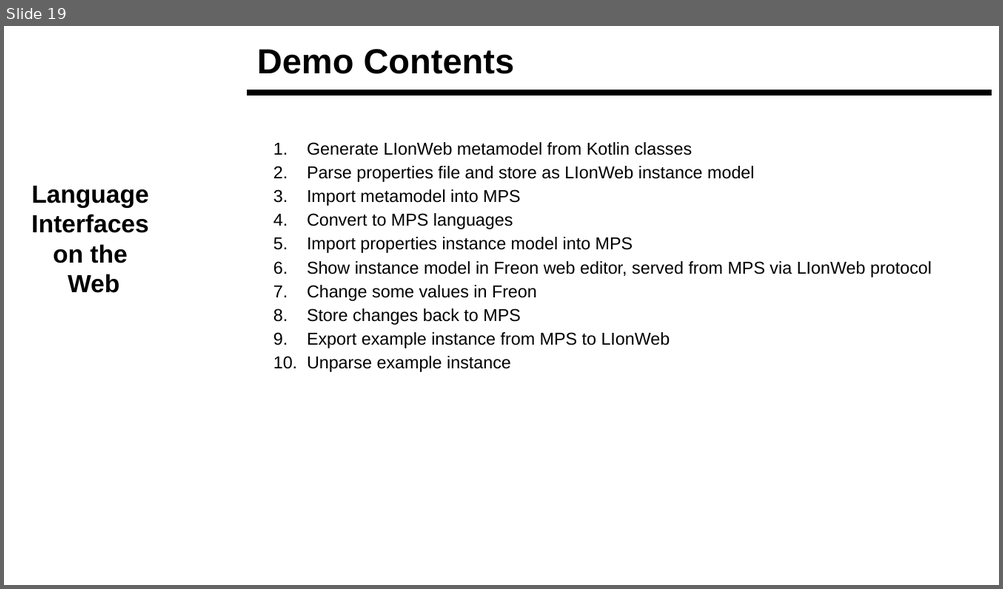
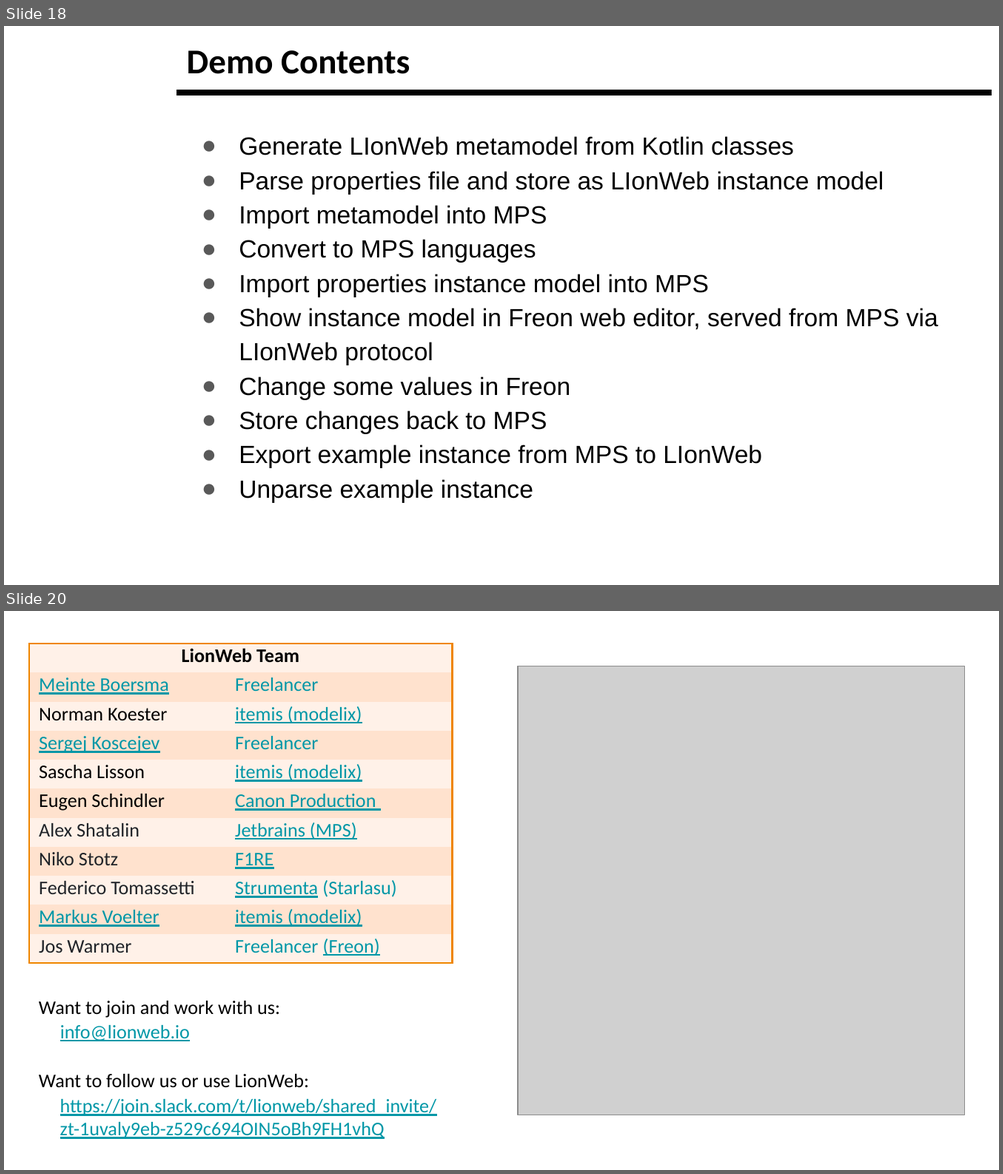
Before and after one commit to LionWeb-io/specification, a slide deck: resources/LangDev Talk.pptx. Shown one above the other, each under a label of ours: slide 19 before the commit, slides 18 and 20 after it; the slides between them are not shown. The pictures are 1003x589 and 1003x1174 pixels, drawn with LibreOffice and Linux fonts; fonts in the diff are those of the drawing; grey boxes stand for pictures; background and template pictures are left out. Boxes give left, top, right and bottom in pixels: in the first picture for what was removed or moved away, otherwise in the second. Text is boxed around its words. In the diff, an @@ line names an element or a change of style, - is before the commit and + after.

```diff
--- a/resources/LangDev Talk.pptx
+++ b/resources/LangDev Talk.pptx
@@ slide 20 added at <box>4,611,999,1170</box>, background #FFFFFF @@
@@ table added at <box>29,644,452,966</box>, 11 rows, 2 columns @@
+LionWeb Team | 
+Meinte Boersma | Freelancer
+Norman Koester | itemis (modelix)
+Sergej Koscejev | Freelancer
+Sascha Lisson | itemis (modelix)
+Eugen Schindler | Canon Production
+Alex Shatalin | Jetbrains (MPS)
+Niko Stotz | F1RE
+Federico Tomassetti | Strumenta (Starlasu)
+Markus Voelter | itemis (modelix)
+Jos Warmer | Freelancer (Freon)
@@ picture added at <box>518,666,964,1115</box> @@
@@ text added at <box>39,1001,280,1018</box>, 14 pt, text #000000 @@
+Want to join and work with us:
@@ text added at <box>60,1025,190,1042</box>, 14 pt, text #0097A7, underline @@
+info@lionweb.io
@@ text added at <box>39,1074,309,1088</box>, 14 pt, text #000000 @@
+Want to follow us or use LionWeb:
@@ text added at <box>60,1099,437,1139</box>, 14 pt, text #0097A7, underline @@
+https://join.slack.com/t/lionweb/shared_invite/zt-1uvaly9eb-z529c694OIN5oBh9FH1vhQ
@@ what was slide 19 is now slide 18 @@
@@ slide 18 changed as well @@
@@ title "Demo Contents": place and size @@
-title "Demo Contents" at <box>257,49,515,74</box>
+title "Demo Contents" at <box>187,50,410,74</box>
@@ title "Demo Contents" at <box>187,50,410,74</box>: font Arial to Calibri @@
@@ line moved from (247, 93) - (992, 93) to (177, 93) - (992, 93) @@
@@ text "Generate LIonWeb metamodel from Kotlin ...": place and size @@
-text "Generate LIonWeb metamodel from Kotlin ..." at <box>307,142,931,372</box>
+text "Generate LIonWeb metamodel from Kotlin ..." at <box>239,136,938,503</box>
@@ text "Generate LIonWeb metamodel from Kotlin ..." at <box>239,136,938,503</box>: size 12.5 to 18 pt; bullet 1. to ●; less space between paragraphs; bullet colour #000000 to #595959 @@
@@ text removed at <box>31,186,149,293</box> @@
-Language
-Interfaces
-on the
-Web
```
Also in this commit, not shown: 13 other slides changed, 6 other slides added, 6 slides removed.
